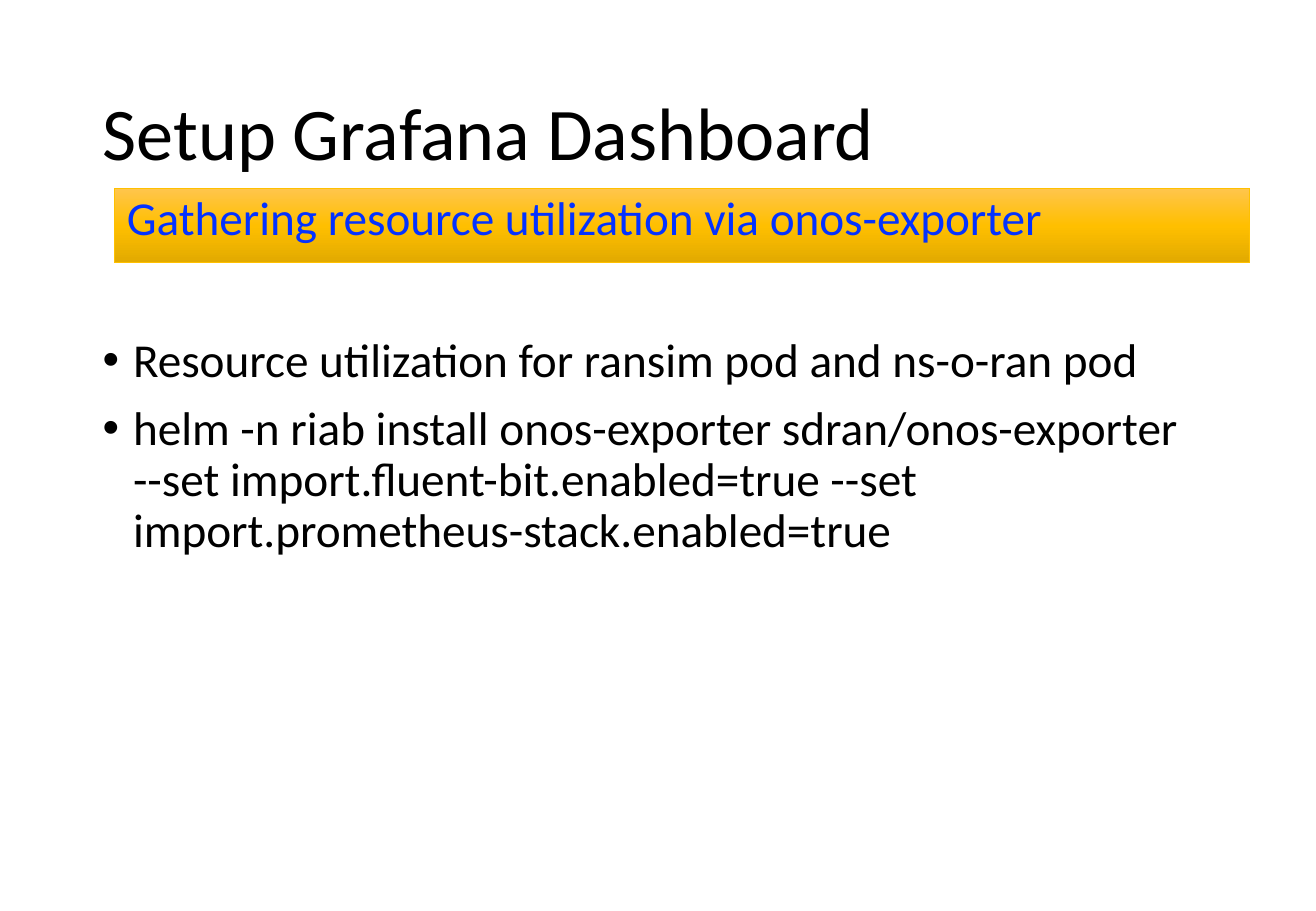
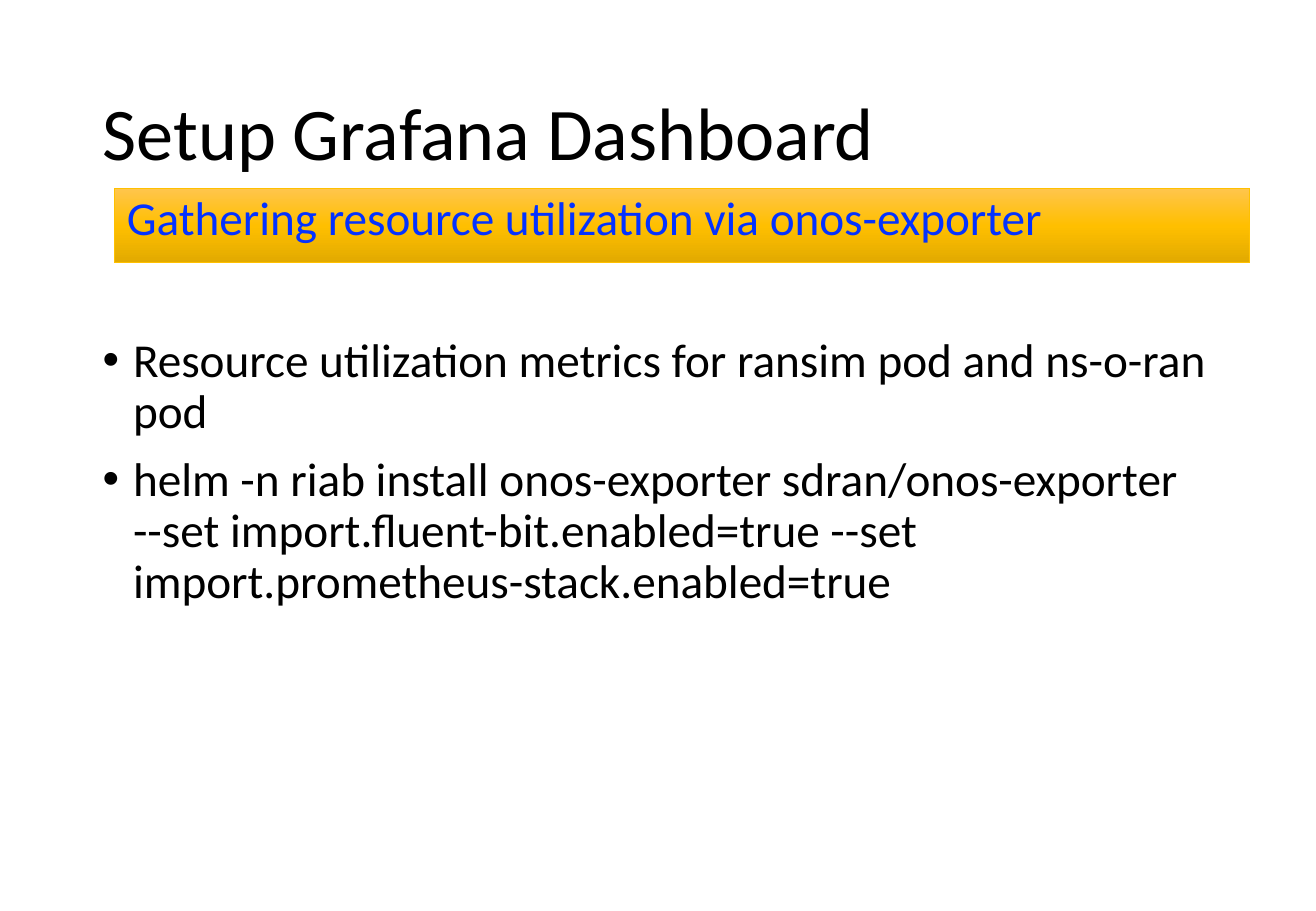
Before and after one commit to dhanifudin/presentation, a slide deck: slide 6 of oran/O-RAN 20230403-20230407.pptx. Drawn at 1316x911 pixels with LibreOffice and Linux fonts; fonts in the diff are those of the drawing. Boxes give left, top, right and bottom in pixels: in the first picture for what was removed or moved away, otherwise in the second. Text is boxed around its words. In the diff, an @@ line names an element or a change of style, - is before the commit and + after.

```diff
--- a/oran/O-RAN 20230403-20230407.pptx
+++ b/oran/O-RAN 20230403-20230407.pptx
@@ text at [133, 344, 1205, 436]: text changed @@
-• Resource utilization for ransim pod and ns-o-ran pod
+• Resource utilization metrics for ransim pod and ns-o-ran pod
```
Also in this commit, not shown: 1 other slide changed.
